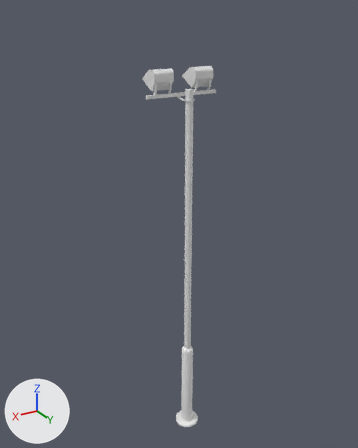
Two versions of the FBX model InteractiveFootball/Assets/3D/Models/Floodlights/Floodlights.fbx, one commit apart.
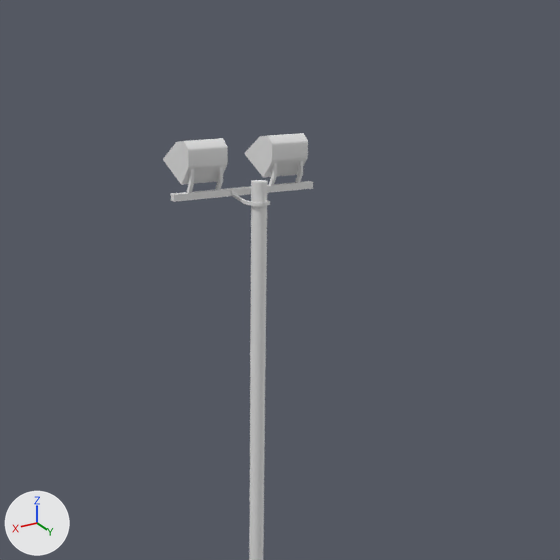
Old and new are each drawn whole from a 50 mm lens placed at (3.53, 5.62, 6.54), pointed at (-0.02, -0.3, 3.58) and again close up on the part from 17% to 94% of the width and 0% to 62% of the height. The lights are fixed; the arrows at lower left show +X, +Y and +Z. The last two pictures show the newer version. Where no turn or scale is listed for an object, it has been applied to the vertices.

Names of what the first close-up shows: 'Floodlights_MESH'.
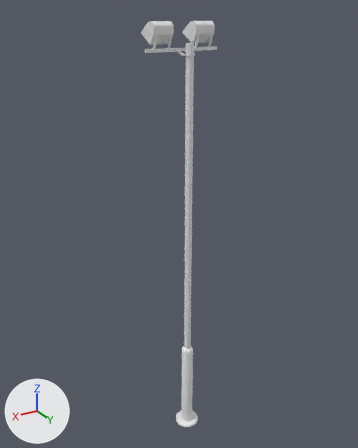
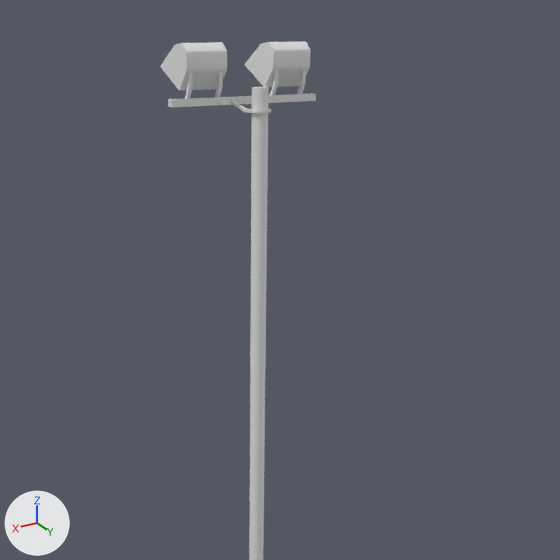
What differs and where, as boxes [x1, y1, x2, y2] in the close-ups (560 x 560 px; the box of a moved part takes in the faces that stretch with it):
'Floodlights_MESH', reshaped
    before: [163, 133, 313, 560]
    after: [161, 41, 316, 560]
part 1 of me_floodlights_mesh_001, moved or reshaped
    before: [171, 181, 313, 202]
    after: [168, 93, 316, 107]
part 2 of me_floodlights_mesh_001, moved or reshaped
    before: [187, 169, 194, 193]
    after: [185, 73, 193, 99]
part 3 of me_floodlights_mesh_001, moved or reshaped
    before: [215, 167, 223, 190]
    after: [214, 72, 223, 98]
part 4 of me_floodlights_mesh_001, moved or reshaped
    before: [163, 138, 228, 185]
    after: [161, 42, 227, 91]
part 5 of me_floodlights_mesh_001, moved or reshaped
    before: [295, 161, 304, 183]
    after: [297, 70, 306, 94]
part 6 of me_floodlights_mesh_001, moved or reshaped
    before: [269, 163, 277, 186]
    after: [270, 71, 278, 96]
part 7 of me_floodlights_mesh_001, moved or reshaped
    before: [245, 133, 308, 178]
    after: [245, 41, 310, 87]
part 8 of me_floodlights_mesh_001, moved or reshaped
    before: [231, 191, 270, 206]
    after: [231, 99, 271, 113]
part 9 of me_floodlights_mesh_001, moved or reshaped
    before: [249, 180, 268, 560]
    after: [249, 87, 269, 560]

What changed in the scene script:
```text
Change me_floodlights_mesh_001:
    used by ob_floodlights_mesh; location = (0.0, 0.0, 0.0)
    remove me_floodlights_mesh_001.from_pydata(...)  # 372 vertices, 297 faces; spans x -0.53..0.53, y -0.46..0.19, z 0.0..5.85
    add me_floodlights_mesh_001.from_pydata(...)  # 372 vertices, 297 faces; spans x -0.53..0.53, y -0.46..0.19, z 0.0..6.42
    me_floodlights_mesh_001 part 1: the loose piece of 8 vertices spanning x -0.53..0.53, y -0.2..-0.16, z 5.49..5.53 is moved by (0.0, 0.0, 0.57)
    me_floodlights_mesh_001 part 2: the loose piece of 12 vertices spanning x 0.4..0.43, y -0.2..-0.13, z 5.52..5.69 is moved by (0.0, 0.0, 0.57)
    me_floodlights_mesh_001 part 3: the loose piece of 12 vertices spanning x 0.19..0.22, y -0.2..-0.13, z 5.52..5.69 is moved by (0.0, 0.0, 0.57)
    me_floodlights_mesh_001 part 4: the loose piece of 36 vertices spanning x 0.17..0.45, y -0.46..-0.12, z 5.58..5.85 is moved by (0.0, 0.0, 0.57)
    me_floodlights_mesh_001 part 5: the loose piece of 12 vertices spanning x -0.43..-0.4, y -0.2..-0.13, z 5.52..5.69 is moved by (0.0, 0.0, 0.57)
    me_floodlights_mesh_001 part 6: the loose piece of 12 vertices spanning x -0.22..-0.19, y -0.2..-0.13, z 5.52..5.69 is moved by (0.0, 0.0, 0.57)
    me_floodlights_mesh_001 part 7: the loose piece of 36 vertices spanning x -0.45..-0.17, y -0.46..-0.12, z 5.58..5.85 is moved by (0.0, 0.0, 0.57)
    me_floodlights_mesh_001 part 8: the loose piece of 68 vertices spanning x -0.11..0.11, y -0.17..0.07, z 5.45..5.53 is moved by (0.0, 0.0, 0.57)
    me_floodlights_mesh_001 part 9: all 16 vertices in x -0.05..0.05, y -0.05..0.05, z 5.6 are moved by (0.0, 0.0, 0.57)
```
